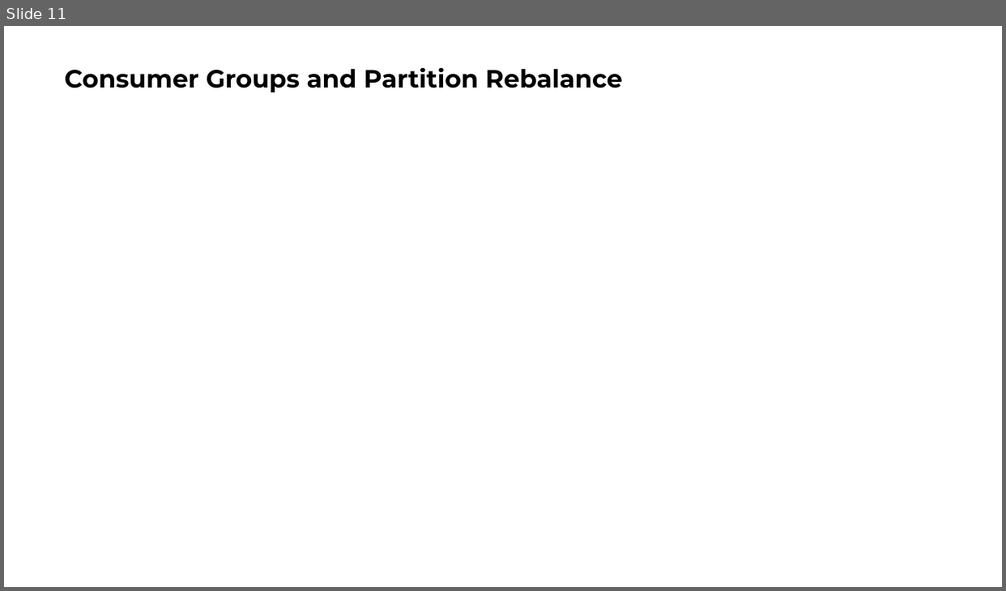
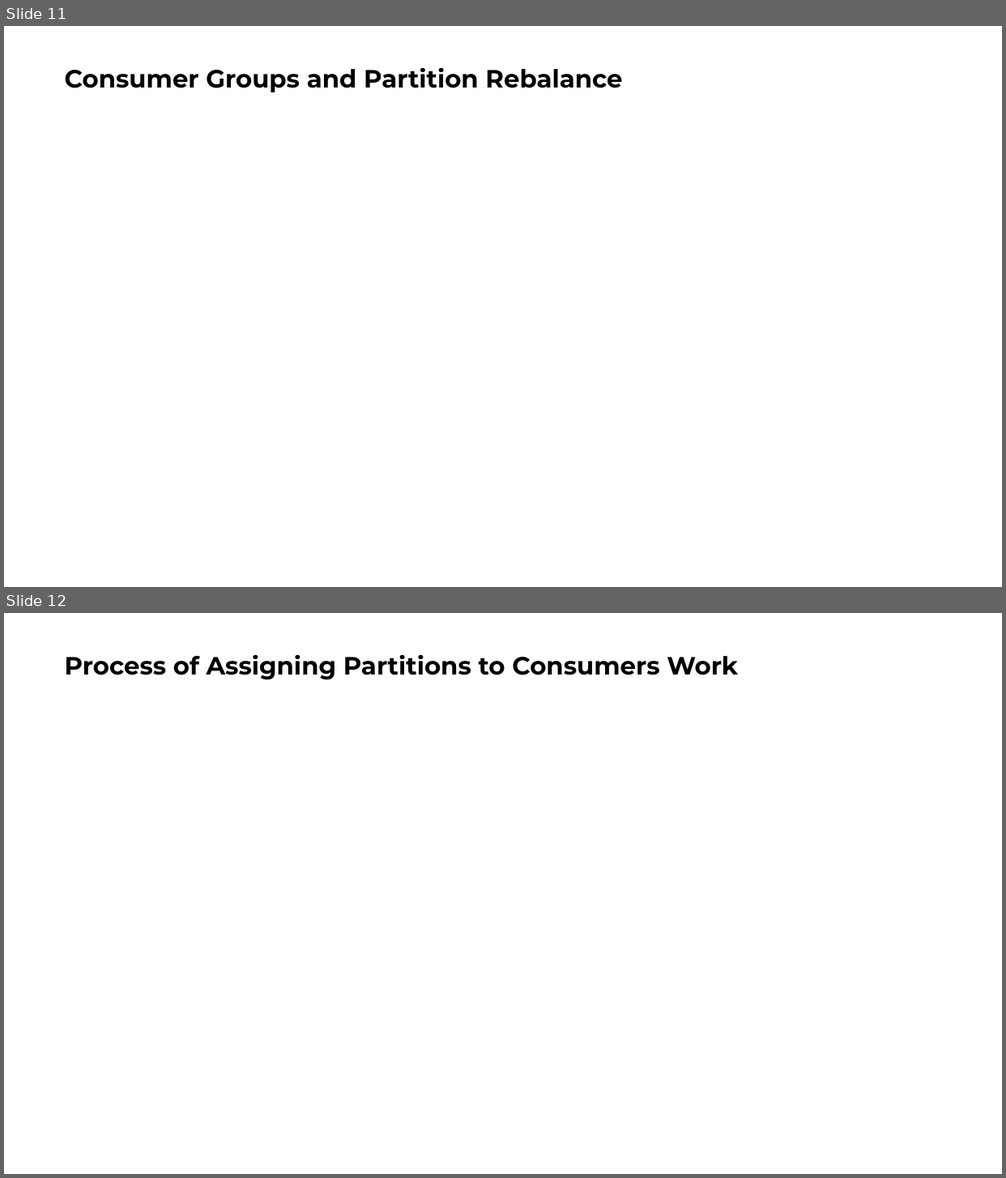
Before and after one commit to ngoctd314/books-note, a slide deck: Kafka Definitive Guide.pptx. Shown one above the other, each under a label of ours: slide 11 before the commit, slides 11 and 12 after it. The pictures are 1006x591 and 1006x1178 pixels, drawn with LibreOffice and Linux fonts; fonts in the diff are those of the drawing. Boxes give left, top, right and bottom in pixels: in the first picture for what was removed or moved away, otherwise in the second. Text is boxed around its words. In the diff, an @@ line names an element or a change of style, - is before the commit and + after.

```diff
--- a/Kafka Definitive Guide.pptx
+++ b/Kafka Definitive Guide.pptx
@@ slide 12 added at (4,613,1002,1174), background #FFFFFF @@
@@ title added at (65,654,738,680), 24 pt, text #000000, bold @@
+Process of Assigning Partitions to Consumers Work
```
Also in this commit, not shown: 1 other slide added, 8 other files.
